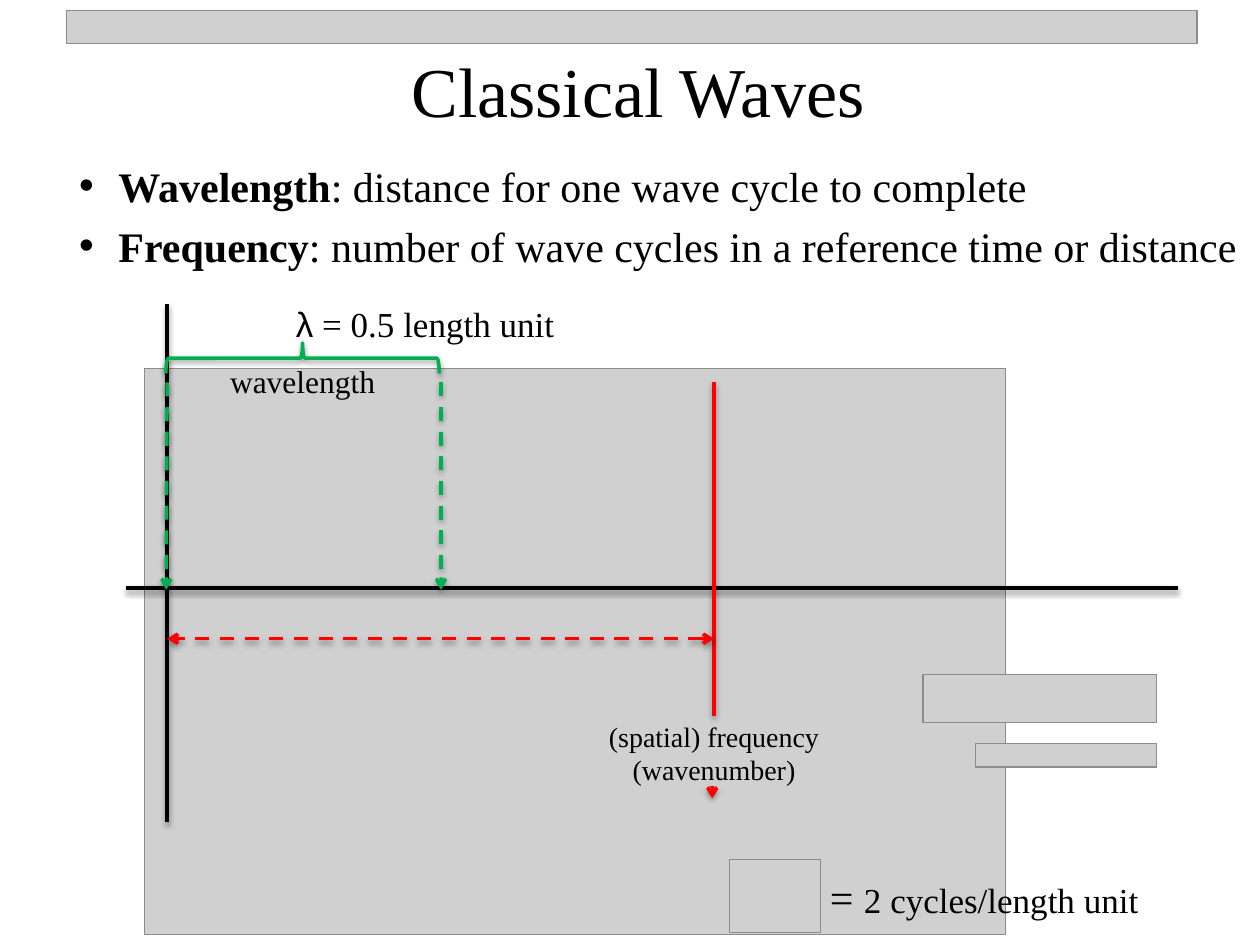
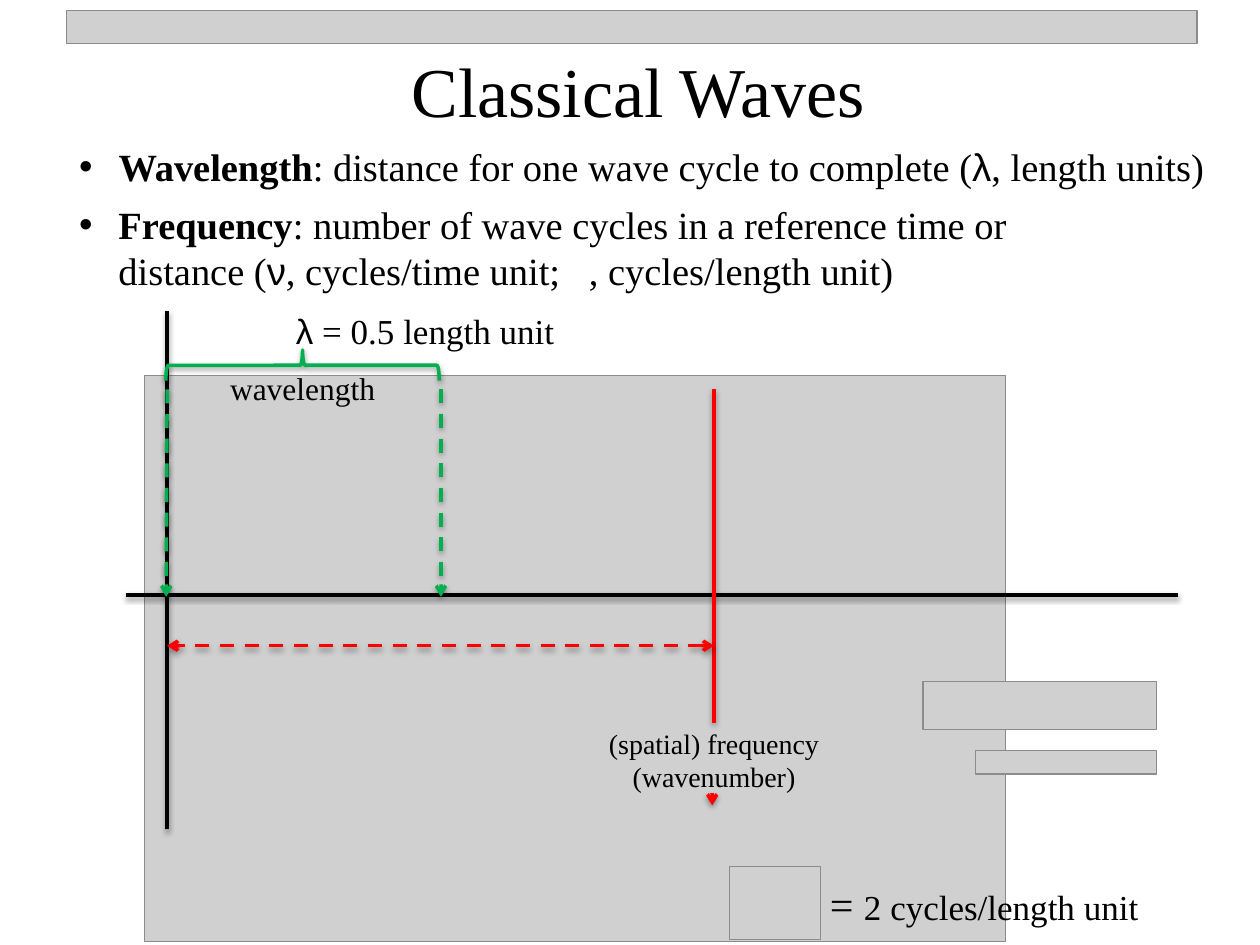
Before and after one commit to npetraco/CHE302, a slide deck: slide 4 of Notes/1_Intro_Classical_Waves.pptx. Drawn at 1260x945 pixels with LibreOffice and Linux fonts; fonts in the diff are those of the drawing; grey boxes stand for pictures; background and template pictures are left out. Boxes give left, top, right and bottom in pixels: in the first picture for what was removed or moved away, otherwise in the second. Text is boxed around its words. In the diff, an @@ line names an element or a change of style, - is before the commit and + after.

```diff
--- a/Notes/1_Intro_Classical_Waves.pptx
+++ b/Notes/1_Intro_Classical_Waves.pptx
@@ text at [119, 153, 1204, 189]: text changed; size 24 to 22 pt @@
-• Wavelength: distance for one wave cycle to complete
+• Wavelength: distance for one wave cycle to complete (λ, length units)
@@ text at [118, 212, 1006, 293]: text changed; size 24 to 22 pt @@
-• Frequency: number of wave cycles in a reference time or distance
+• Frequency: number of wave cycles in a reference time or distance (ν, cycles/time unit; , cycles/length unit)
@@ 4 texts, 3 lines, 3 arrows, 1 picture, 1 left brace, 1 double arrow: place and size @@
-4 texts, 3 lines, 3 arrows, 1 picture, 1 left brace, 1 double arrow at [126, 305, 1178, 934]
+4 texts, 3 lines, 3 arrows, 1 picture, 1 left brace, 1 double arrow at [126, 311, 1178, 941]
@@ 3 pictures: place and size @@
-3 pictures at [730, 674, 1157, 932]
+3 pictures at [730, 682, 1157, 940]
```
Also in this commit, not shown: 1 other file.
